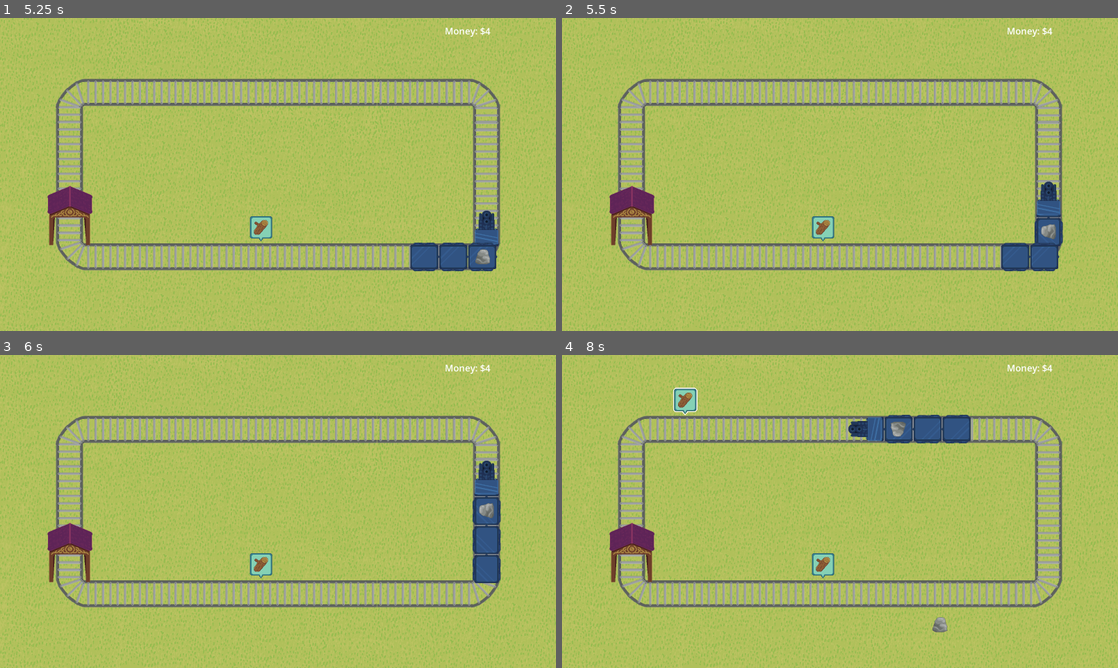
Above: before the commit, frames 1-4 (two rows, left to right).
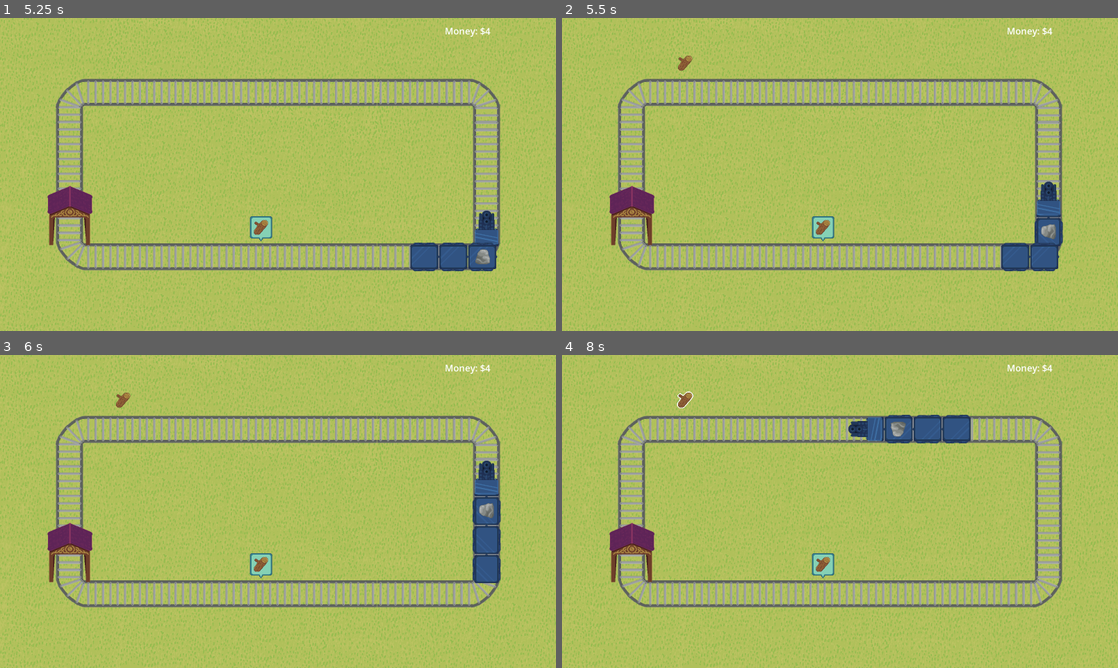
Above: after the commit, the same moments.

Repository: decadentpig/GMTK2025
Game: Godot game, scene res://main_menu.tscn
Same seed, same stepped clock (60 frames per second), same inputs: the game is played once before the commit and once after it.
Inputs (mouse positions are in pixels of both pictures, inside the frame that each line leads up to):
- Up to frame 1 (5.25 s): click "CHALLENGE MODE" at 0.5 s; move the mouse to (294, 227) at 1.27 s; click (294, 227) at 1.35 s; move the mouse to (261, 227) at 2.02 s; click (261, 227) at 2.1 s; move the mouse to (333, 105) at 2.77 s; click (333, 105) at 2.85 s; move the mouse to (250, 237) at 3.52 s; click (250, 237) at 3.6 s; move the mouse to (444, 221) at 4.27 s; click (444, 221) at 4.35 s; move the mouse to (111, 127) at 5.02 s; click (111, 127) at 5.1 s
- Up to frame 2 (5.5 s): no input
- Up to frame 3 (6 s): move the mouse to (305, 511) at 5.77 s; click (305, 511) at 5.85 s
- Up to frame 4 (8 s): move the mouse to (684, 401) at 6.52 s; click (684, 401) at 6.6 s; move the mouse to (962, 495) at 7.27 s; click (962, 495) at 7.35 s

Frame 1 is identical in both runs. In frame 2, less than 0.1% of the frame differs, in the area x 20-24%, y 12-17%; in frame 3, less than 0.1%; in frame 4, 0.4%, in the area x 20-70%, y 10-89%.

Commit message:
Changed colour of carriage pickup cost

Diff:
--- a/Scenes/carriage_pickup_prefab.tscn
+++ b/Scenes/carriage_pickup_prefab.tscn
@@ -19,11 +19,12 @@
 shape = SubResource("RectangleShape2D_los3g")
 
 [node name="Cost" type="Label" parent="."]
-offset_left = -13.0
-offset_top = -13.0
-offset_right = 16.0
-offset_bottom = 10.0
-theme_override_colors/font_color = Color(0, 0.839216, 0, 1)
+offset_left = -22.0
+offset_top = 15.0
+offset_right = 17.0
+offset_bottom = 47.0
+theme_override_colors/font_color = Color(0.996078, 0.839216, 0.309804, 1)
+theme_override_font_sizes/font_size = 23
 text = "$50"
 
 [connection signal="input_event" from="." to="." method="_on_input_event"]
--- a/game_manager.gd
+++ b/game_manager.gd
@@ -5,13 +5,15 @@
 #const RESOURCE_SPAWN_CHANCE = 0.01 # FULL SPEEEED
 const RESOURCE_SPAWN_TRACK_OFFSET = 120
 const CARRIAGE_SIZE = 128
-const CONTRACT_SPAWN_CHANCE = 0.001
+const CONTRACT_SPAWN_CHANCE = 0.0015
+const FACTORY_SPAWN_CHANCE = 0.0005 # TEMPORARY!!
 const CARRIAGE_SPAWN_CHANCE = 0.0002
 const CARRIAGE_SPAWN_AFTER_CONTRACTS = 5
 
 @onready var raw_resource_prefab = preload("res://Scenes/raw_resource_prefab.tscn")
 @onready var contract_node_prefab = preload("res://Scenes/contract_node_prefab.tscn")
 @onready var carriage_pickup_node_prefab = preload("res://Scenes/carriage_pickup_prefab.tscn")
+@onready var factory_node_prefab = preload("res://Scenes/factory_node_prefab.tscn")
 @onready var money_text = get_parent().get_node("Money_Text")
 
 @export var ui_layer: CanvasLayer
@@ -73,6 +75,25 @@
 	#var chosen_y = func_get_cord_for_side(chosen_side["y"])
 	#
 	#return [chosen_x, chosen_y]
+
+func get_random_factory() -> GlobalVariables.FACTORY_TYPE:
+	var factories = [GlobalVariables.FACTORY_TYPE.PLANK, GlobalVariables.FACTORY_TYPE.INGOT, GlobalVariables.FACTORY_TYPE.CRATE, GlobalVariables.FACTORY_TYPE.SHIPPING_CONTAINER]
+	var factory_type_index = randi() % factories.size()
+	return factories[factory_type_index]
+
+func spawn_factory() -> void:
+	var spawn_location = get_item_spawn_location()
+	var chosen_x = spawn_location[0]
+	var chosen_y = spawn_location[1]
+
+	# Choose factory type
+	var factory_type = get_random_factory()
+
+	# Spawn on grid
+	var factory = factory_node_prefab.instantiate()
+	add_child(factory)
+	factory.set_factory_type(factory_type)
+	factory.position = Vector2(chosen_x, chosen_y)
 
 func get_random_resource() -> GlobalVariables.RESOURCE_TYPE:
 	var resources = [GlobalVariables.RESOURCE_TYPE.WOOD, GlobalVariables.RESOURCE_TYPE.METAL]
@@ -147,6 +168,9 @@
 	if randf() < CONTRACT_SPAWN_CHANCE:
 		spawn_contract()
 
+	if randf() < FACTORY_SPAWN_CHANCE:
+		spawn_factory()
+
 	if (
 		randf() < CARRIAGE_SPAWN_CHANCE
 		and Stats.contracts_complete > CARRIAGE_SPAWN_AFTER_CONTRACTS
